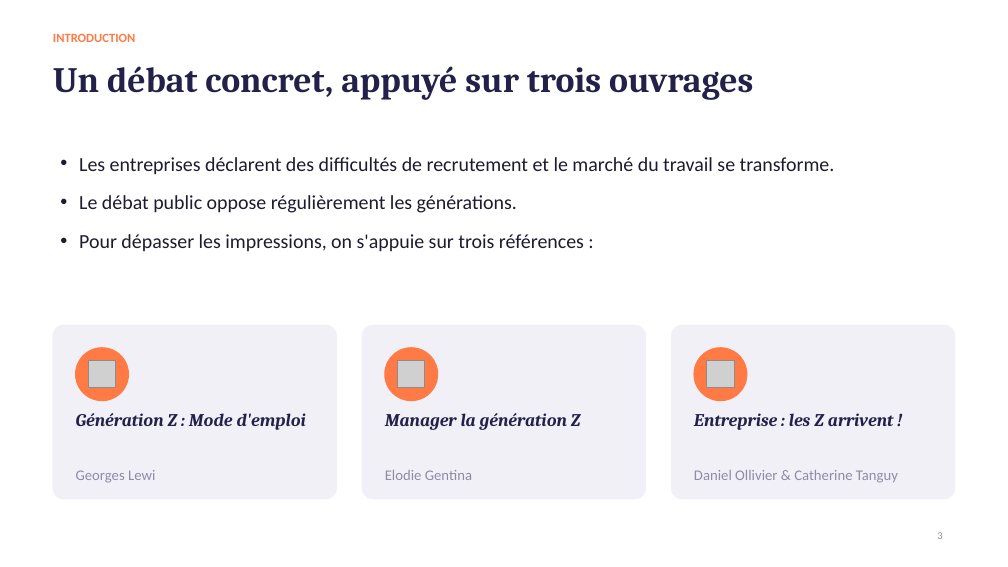
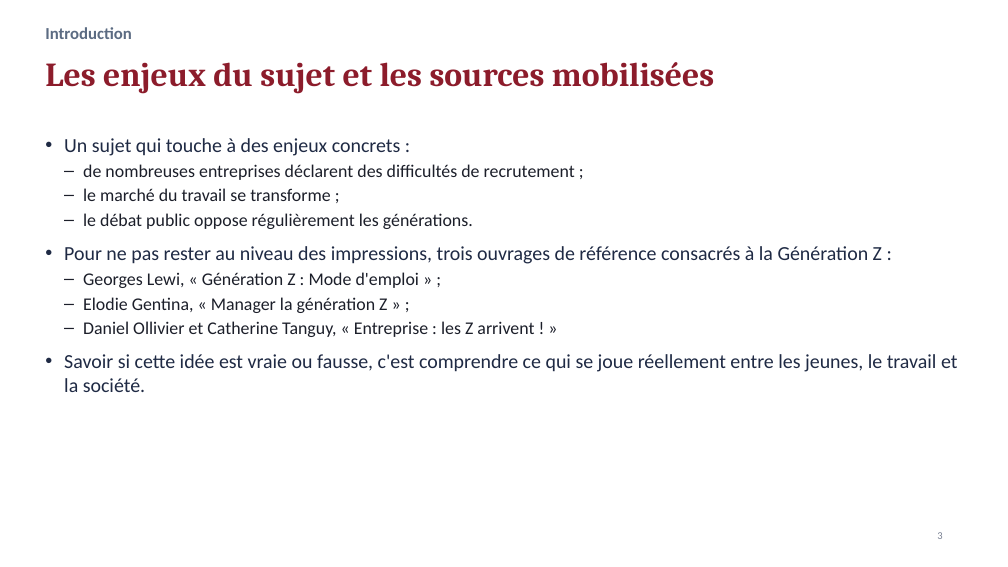
Before and after one commit to LibertadIA/main, a slide deck: slide 3 of Oral_Les_jeunes_et_le_travail.pptx. Drawn at 1008x567 pixels with LibreOffice and Linux fonts; fonts in the diff are those of the drawing; grey boxes stand for pictures. Boxes give left, top, right and bottom in pixels: in the first picture for what was removed or moved away, otherwise in the second. Text is boxed around its words. In the diff, an @@ line names an element or a change of style, - is before the commit and + after.

```diff
--- a/Oral_Les_jeunes_et_le_travail.pptx
+++ b/Oral_Les_jeunes_et_le_travail.pptx
@@ text at [45, 27, 132, 39]: text changed; size 12 to 16 pt; text colour #FF7A45 to #5B6B82 @@
-INTRODUCTION
+Introduction
@@ title at [45, 62, 714, 94]: text changed; size 34 to 32 pt; text colour #23214A to #8C1C2B @@
-Un débat concret, appuyé sur trois ouvrages
+Les enjeux du sujet et les sources mobilisées
@@ text added at [64, 138, 957, 392], 17 pt, text #1C1F2A @@
+• Un sujet qui touche à des enjeux concrets :
+  – de nombreuses entreprises déclarent des difficultés de recrutement ;
+  – le marché du travail se transforme ;
+  – le débat public oppose régulièrement les générations.
+• Pour ne pas rester au niveau des impressions, trois ouvrages de référence consacrés à la Génération Z :
+  – Georges Lewi, « Génération Z : Mode d'emploi » ;
+  – Elodie Gentina, « Manager la génération Z » ;
+  – Daniel Ollivier et Catherine Tanguy, « Entreprise : les Z arrivent ! »
+• Savoir si cette idée est vraie ou fausse, c'est comprendre ce qui se joue réellement entre les jeunes, le travail et la société.
@@ text removed at [79, 157, 835, 252] @@
-• Les entreprises déclarent des difficultés de recrutement et le marché du travail se transforme.
-• Le débat public oppose régulièrement les générations.
-• Pour dépasser les impressions, on s'appuie sur trois références :
@@ rounded rectangle removed at [53, 325, 337, 499] @@
@@ rounded rectangle removed at [362, 325, 646, 499] @@
@@ rounded rectangle removed at [671, 325, 955, 499] @@
@@ ellipse removed at [76, 348, 129, 401] @@
@@ ellipse removed at [385, 348, 438, 401] @@
@@ ellipse removed at [694, 348, 747, 401] @@
@@ picture removed at [88, 361, 116, 388] @@
@@ picture removed at [398, 361, 425, 388] @@
@@ picture removed at [707, 361, 734, 388] @@
@@ text removed at [76, 413, 307, 430] @@
-Génération Z : Mode d'emploi
@@ text removed at [385, 413, 581, 430] @@
-Manager la génération Z
@@ text removed at [694, 413, 894, 430] @@
-Entreprise : les Z arrivent !
@@ text removed at [76, 470, 155, 483] @@
-Georges Lewi
@@ text removed at [385, 470, 472, 480] @@
-Elodie Gentina
@@ text removed at [694, 470, 898, 483] @@
-Daniel Ollivier & Catherine Tanguy
@@ page number at [937, 532, 942, 539]: text colour #8D8BA7 to #7A8193 @@
```
Also in this commit, not shown: 9 other slides changed, 9 slides added, 6 slides removed.
